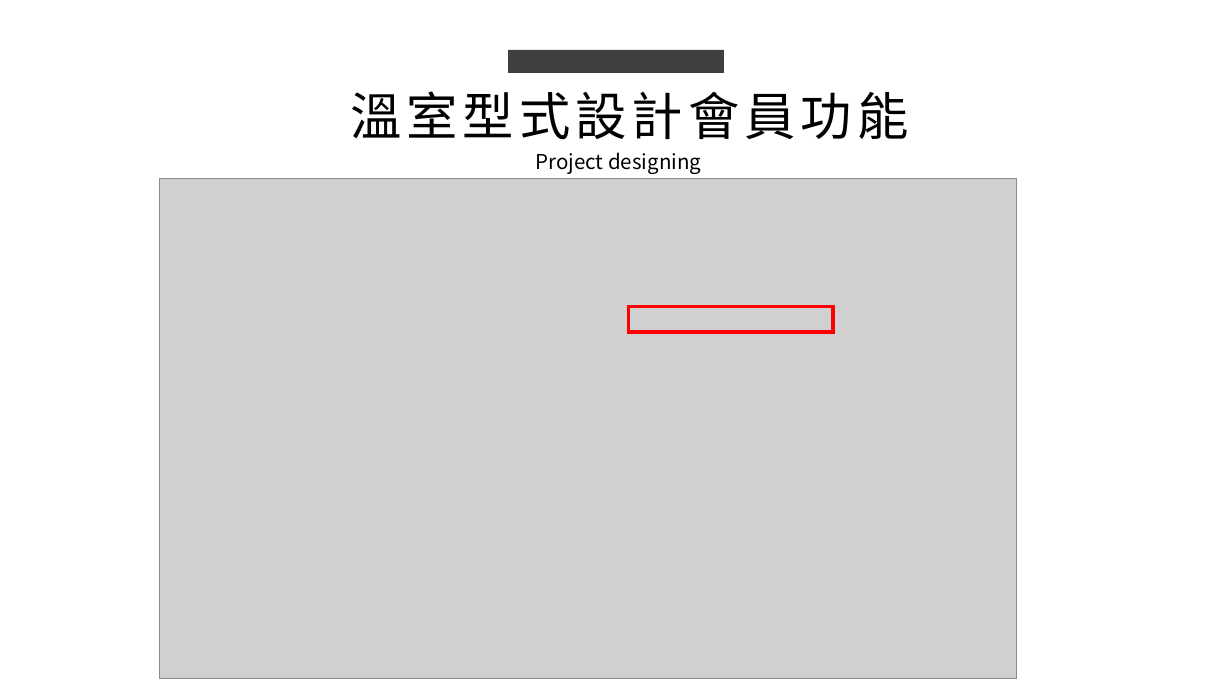
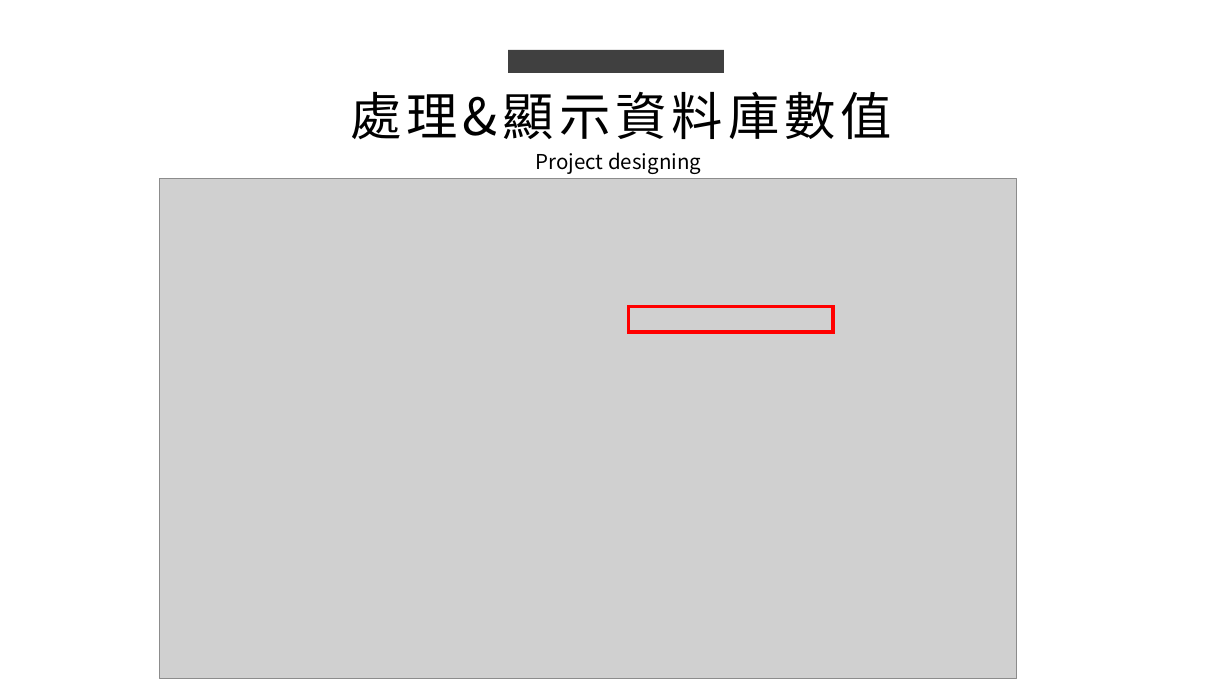
Before and after one commit to king637324/KnowledgeGreenhouseSystem, a slide deck: slide 4 of 工作日報_葉柏漢/2021.10/2021.10.09(假日加班)工作日報_葉柏漢.pptx. Drawn at 1232x693 pixels with LibreOffice and Linux fonts; fonts in the diff are those of the drawing; grey boxes stand for pictures. Boxes give left, top, right and bottom in pixels: in the first picture for what was removed or moved away, otherwise in the second. Text is boxed around its words. In the diff, an @@ line names an element or a change of style, - is before the commit and + after.

```diff
--- a/工作日報_葉柏漢/2021.10/2021.10.09(假日加班)工作日報_葉柏漢.pptx
+++ b/工作日報_葉柏漢/2021.10/2021.10.09(假日加班)工作日報_葉柏漢.pptx
@@ text at [350, 92, 892, 139]: text changed @@
-溫室型式設計會員功能
+處理&顯示資料庫數值
```
Also in this commit, not shown: 1 other slide changed.
